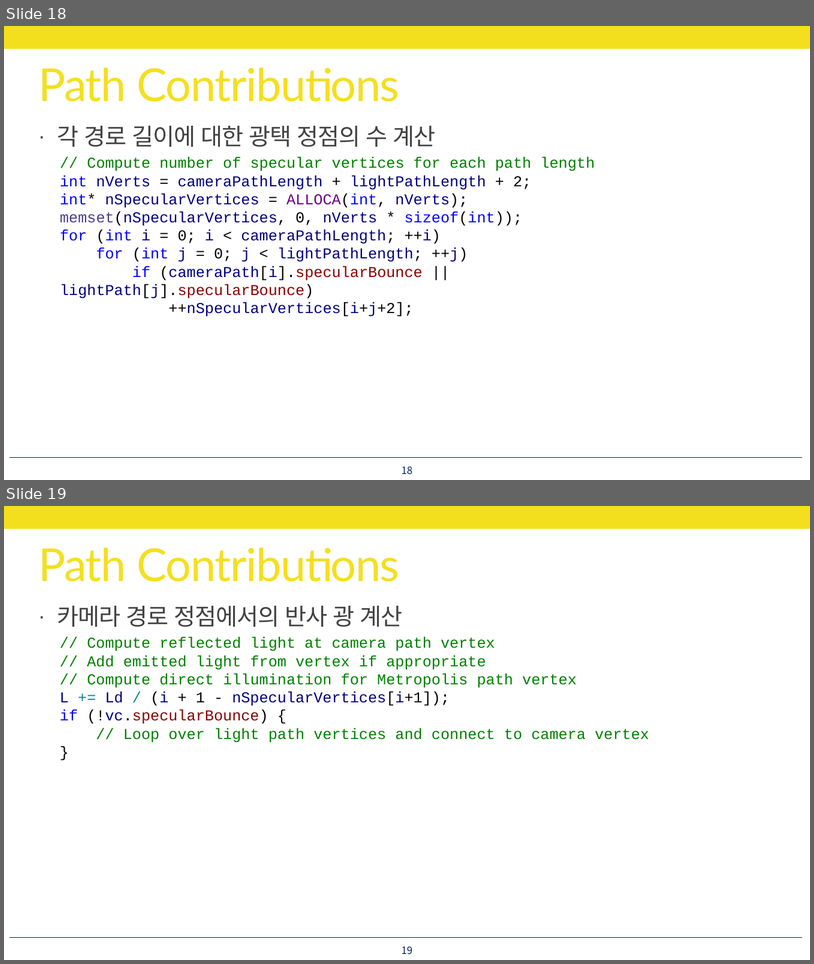
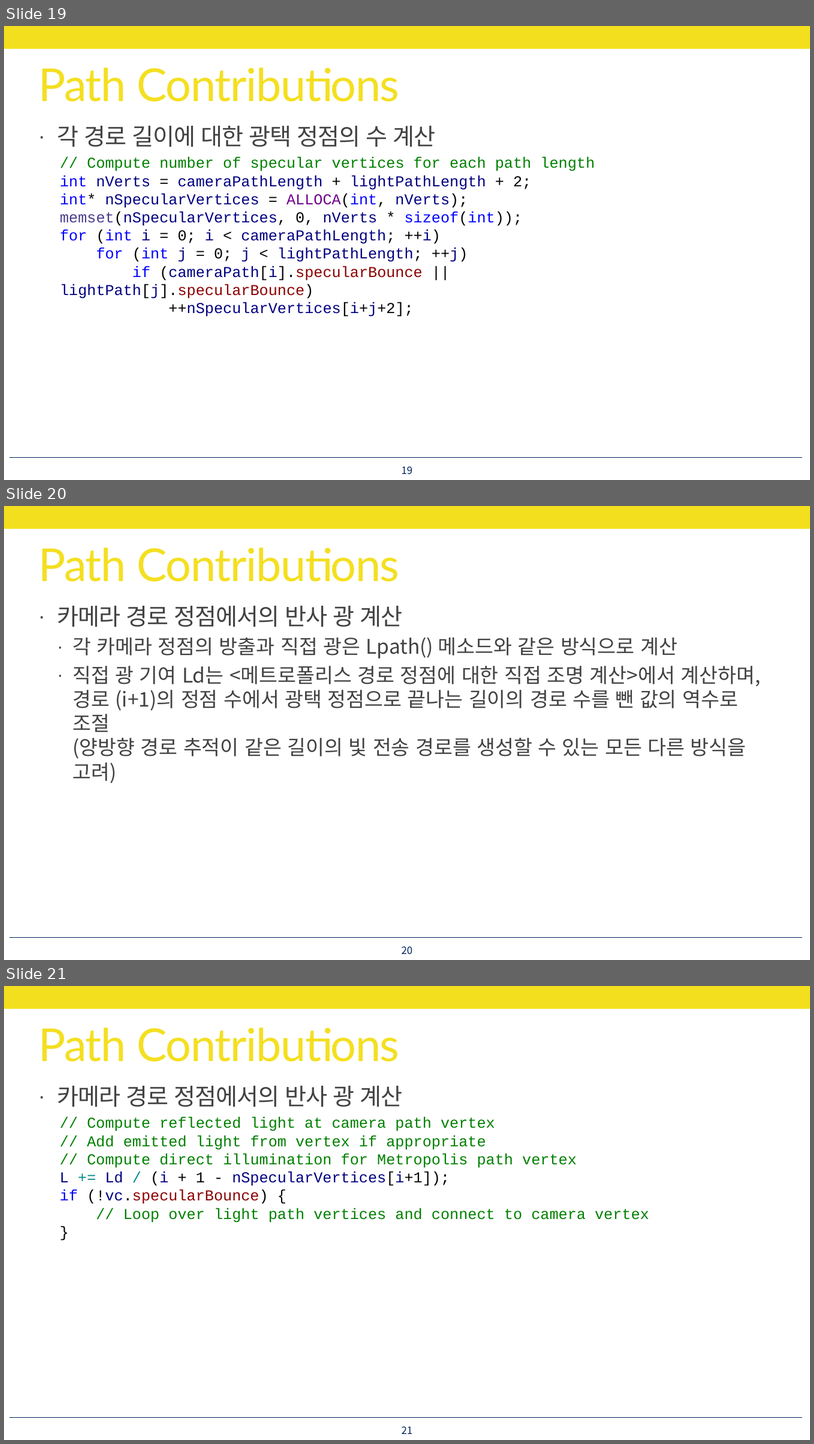
Before and after one commit to utilForever/PBRStudy, a slide deck: Physically Based Rendering - Chapter 15, Part 8.pptx. Shown one above the other, each under a label of ours: slides 18 and 19 before the commit, slides 19, 20 and 21 after it. The pictures are 814x964 and 814x1444 pixels, drawn with LibreOffice and Linux fonts; fonts in the diff are those of the drawing. Boxes give left, top, right and bottom in pixels: in the first picture for what was removed or moved away, otherwise in the second. Text is boxed around its words. In the diff, an @@ line names an element or a change of style, - is before the commit and + after.

```diff
--- a/Physically Based Rendering - Chapter 15, Part 8.pptx
+++ b/Physically Based Rendering - Chapter 15, Part 8.pptx
@@ slide 20 added at (4,506,810,960), background #FFFFFF; not listed: 2 template elements that a slide beside it also shows @@
@@ title added at (38,547,400,582), 54 pt, text #F4DF1E @@
+Path Contributions
@@ text added at (57,606,761,783), 24 pt, text #404040 @@
+· 카메라 경로 정점에서의 반사 광 계산
+  · 각 카메라 정점의 방출과 직접 광은 Lpath() 메소드와 같은 방식으로 계산
+  · 직접 광 기여 Ld는 <메트로폴리스 경로 정점에 대한 직접 조명 계산>에서 계산하며,
+    경로 (i+1)의 정점 수에서 광택 정점으로 끝나는 길이의 경로 수를 뺀 값의 역수로 조절
+    (양방향 경로 추적이 같은 길이의 빛 전송 경로를 생성할 수 있는 모든 다른 방식을 고려)
@@ page number added at (402,946,413,954), 12 pt, text #002060 @@
+20
@@ what was slide 18 is now slide 19 @@
@@ page number at (402,466,413,474): text changed @@
-18
+19
@@ what was slide 19 is now slide 21 @@
@@ page number at (402,1426,413,1434): text changed @@
-19
+21
```
Also in this commit, not shown: 2 slides changed, 24 other slides added.
